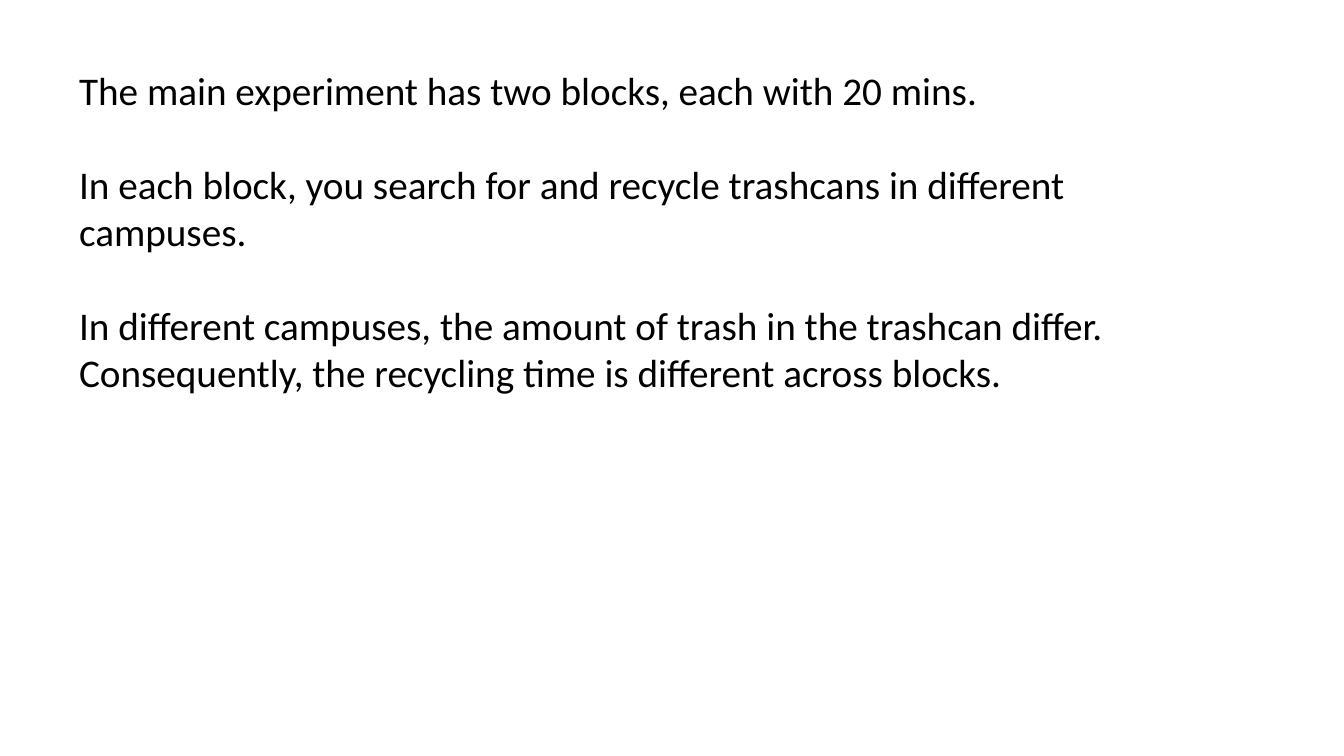
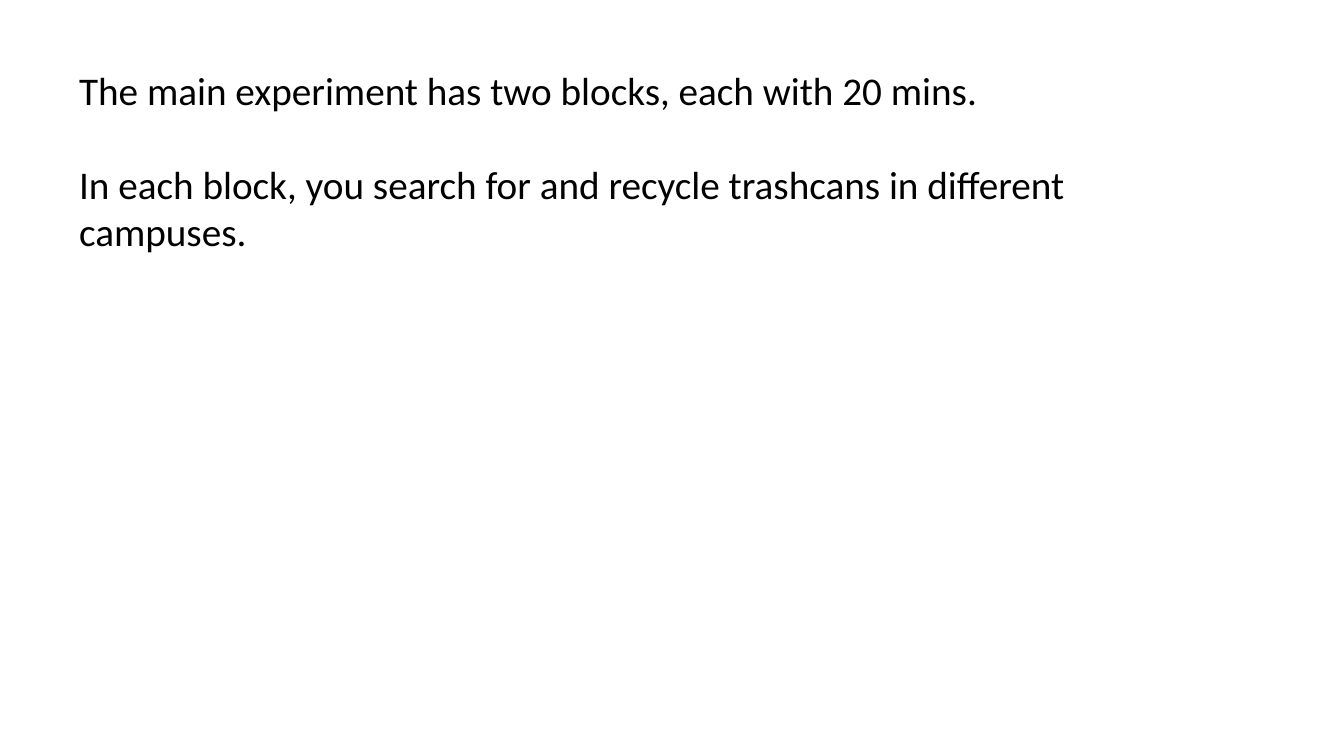
Before and after one commit to cd-lab/social_foraging, a slide deck: slide 21 of instructions.pptx. Drawn at 1344x756 pixels with LibreOffice and Linux fonts; fonts in the diff are those of the drawing. Boxes give left, top, right and bottom in pixels: in the first picture for what was removed or moved away, otherwise in the second. Text is boxed around its words. In the diff, an @@ line names an element or a change of style, - is before the commit and + after.

```diff
--- a/instructions.pptx
+++ b/instructions.pptx
@@ text at [79, 312, 1102, 394]: paragraph removed @@
-In different campuses, the amount of trash in the trashcan differ. Consequently, the recycling time is different across blocks.
```
Also in this commit, not shown: 2 other files.
